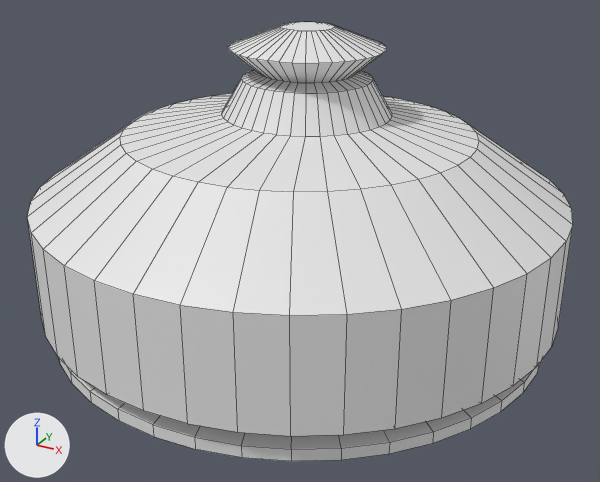
One commit to the FBX model Export Art/Motel/Props/ReceptionBell.fbx: the scene before it, then after it.
The view is the same before and after, from a 50 mm lens placed at (0.0747, -0.1354, 0.0826), pointed at (0.0025, -0.0042, 0.0169). Arrows for +X, +Y and +Z are at lower left; the lights stay in place. The first picture is the older version. Mesh edges are drawn as thin lines. Where no turn or scale is listed for an object, it has been applied to the vertices.

Script lines for the objects in view, before the commit:
```python
me_cube_619 = bpy.data.meshes.new('Cube.619')
me_cube_619.from_pydata(...)  # 484 vertices, 442 faces; spans x -0.0519..0.0519, y -0.0509..0.0509, z -0.0012..0.0572
me_cube_619.materials.append(mat_material_206)  # white #e7e7e7
ob_bell = bpy.data.objects.new('Bell', me_cube_619)
ob_bell.location = (0.0, 0.0, 0.0)
```
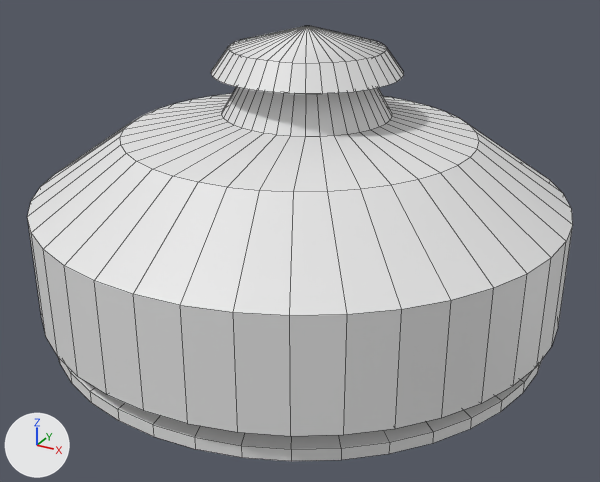
Boxes (x1, y1, x2, y2) around the edits, measured in the pictures (600 x 482 px; the box of a moved part takes in the faces that stretch with it):
'Bell', reshaped: before (27, 22, 573, 461); after (27, 26, 573, 461)
part 1 of me_cube_619, moved or reshaped: before (228, 22, 387, 63); after (211, 26, 404, 94)

The change, as a list of edits to the scene's bpy script:
```text
Change me_cube_619:
    used by ob_bell; location = (0.0, 0.0, 0.0)
    remove me_cube_619.from_pydata(...)  # 484 vertices, 442 faces; spans x -0.0519..0.0519, y -0.0509..0.0509, z -0.0012..0.0572
    add me_cube_619.from_pydata(...)  # 526 vertices, 483 faces; spans x -0.0519..0.0519, y -0.0509..0.0509, z -0.0012..0.0572
    me_cube_619 part 1
    44 faces are deleted
    44 vertices move from x -0.0044..0.0057, y -0.0029..0.007, z 0.0572 to x -0.0174..0.0187, y -0.0157..0.0198, z 0.049
    42 vertices are added at x 0.0..0.0012, y 0.0014..0.0026, z 0.0572
    85 new faces join them
```
